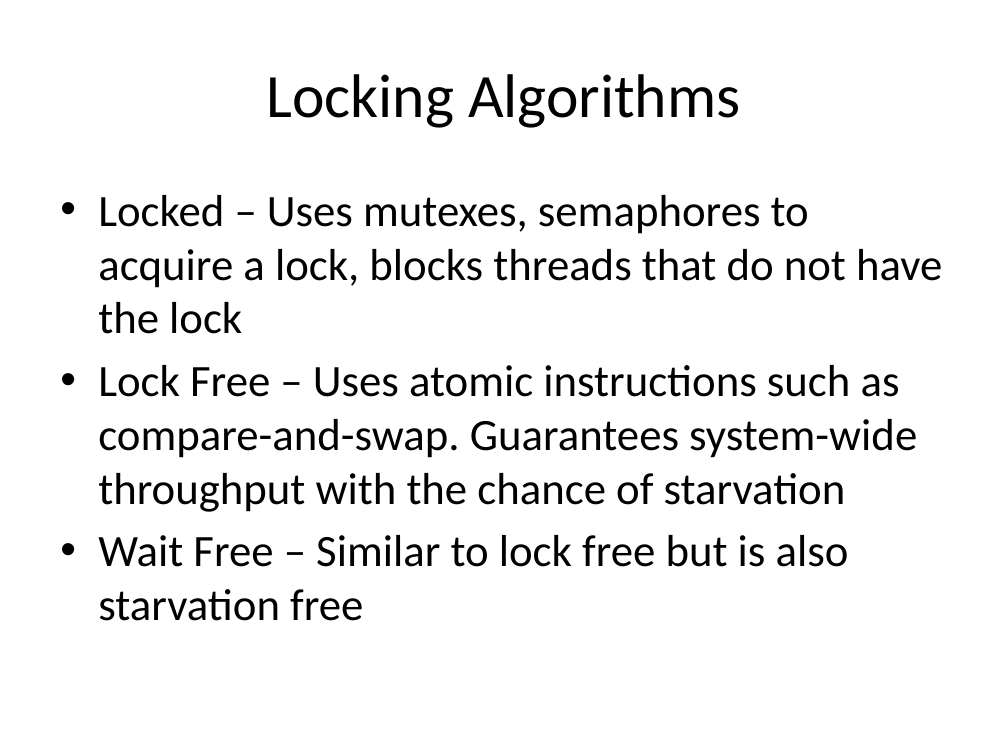
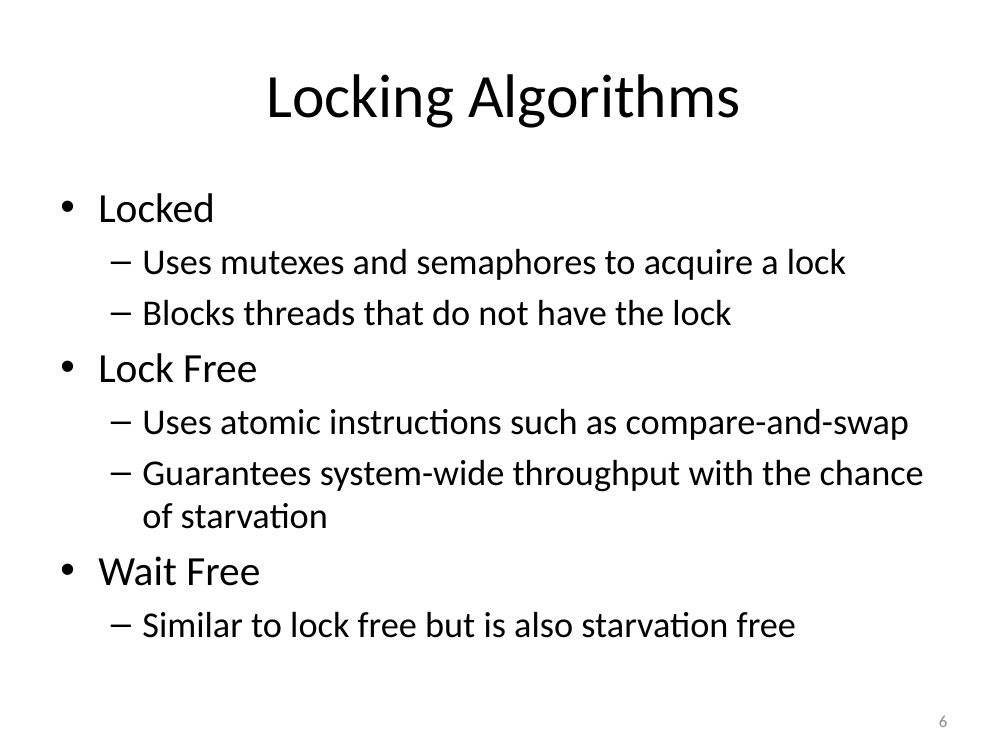
Before and after one commit to gibsonma/FYP, a slide deck: slide 6 of Report/FYP_Presentation.pptx (slide 3 before the commit). Drawn at 1008x756 pixels with LibreOffice and Linux fonts; fonts in the diff are those of the drawing. Boxes give left, top, right and bottom in pixels: in the first picture for what was removed or moved away, otherwise in the second. Text is boxed around its words. In the diff, an @@ line names an element or a change of style, - is before the commit and + after.

```diff
--- a/Report/FYP_Presentation.pptx
+++ b/Report/FYP_Presentation.pptx
@@ text at (x1=98, y1=193, x2=924, y2=638): text changed; size 32 to 25.9 pt @@
-• Locked – Uses mutexes, semaphores to acquire a lock, blocks threads that do not have the lock
-• Lock Free – Uses atomic instructions such as compare-and-swap. Guarantees system-wide throughput with the chance of starvation
-• Wait Free – Similar to lock free but is also starvation free
+• Locked
+  – Uses mutexes and semaphores to acquire a lock
+  – Blocks threads that do not have the lock
+• Lock Free
+  – Uses atomic instructions such as compare-and-swap
+  – Guarantees system-wide throughput with the chance of starvation
+• Wait Free
+  – Similar to lock free but is also starvation free
@@ page number added at (x1=939, y1=716, x2=947, y2=727), 12 pt, text #8C8C8C @@
+6
```
Also in this commit, not shown: 12 other slides changed, 11 slides added, 2 slides removed, 47 other files.
